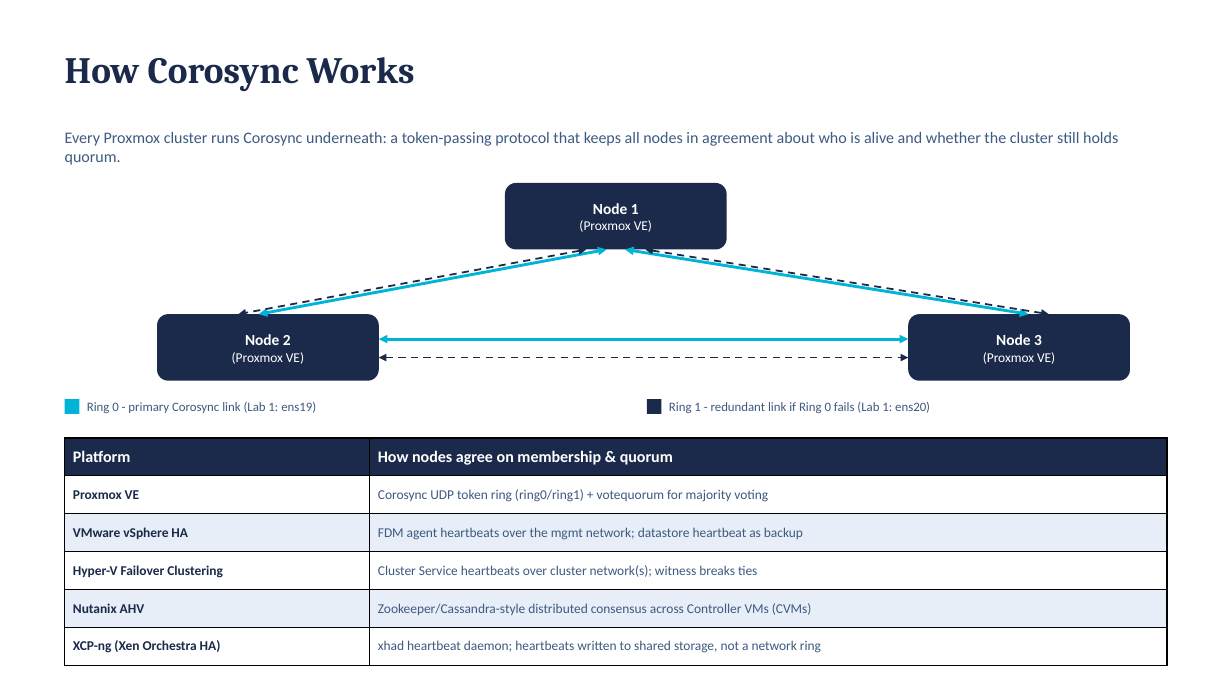
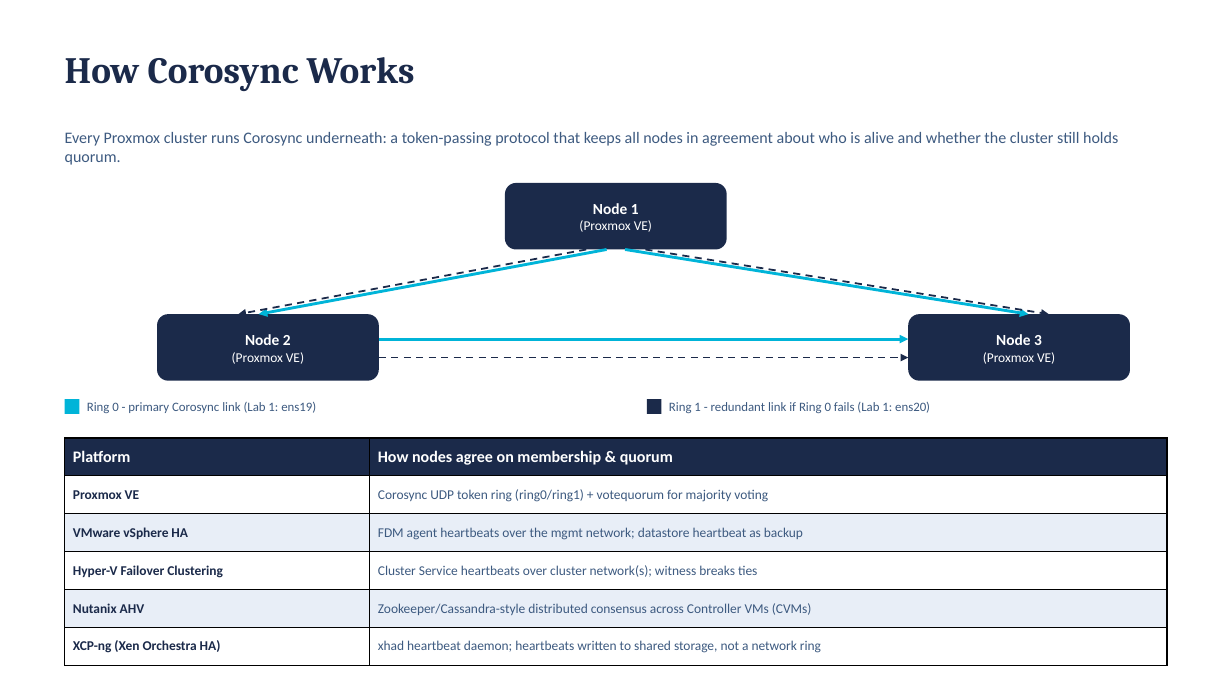
Before and after one commit to BYU-CYBER-444/byu-cyber-444.github.io, a slide deck: slide 26 of lectures/CYBER444_Week01_Introduction_and_Environment_Setup.pptx (slide 24 before the commit). Drawn at 1232x693 pixels with LibreOffice and Linux fonts; fonts in the diff are those of the drawing. Boxes give left, top, right and bottom in pixels: in the first picture for what was removed or moved away, otherwise in the second. Text is boxed around its words. In the diff, an @@ line names an element or a change of style, - is before the commit and + after.

Commit message:
lecture update

```diff
--- a/lectures/CYBER444_Week01_Introduction_and_Environment_Setup.pptx
+++ b/lectures/CYBER444_Week01_Introduction_and_Environment_Setup.pptx
@@ double arrow (586, 250) - (238, 314): double arrow to arrow @@
@@ double arrow (607, 250) - (259, 314): double arrow to arrow @@
@@ double arrow (625, 250) - (1029, 314): double arrow to arrow @@
@@ double arrow (646, 250) - (1049, 314): double arrow to arrow @@
@@ double arrow (379, 339) - (909, 339): double arrow to arrow @@
@@ double arrow (379, 358) - (909, 358): double arrow to arrow @@
```
Also in this commit, not shown: 4 other slides changed, 2 slides added.
